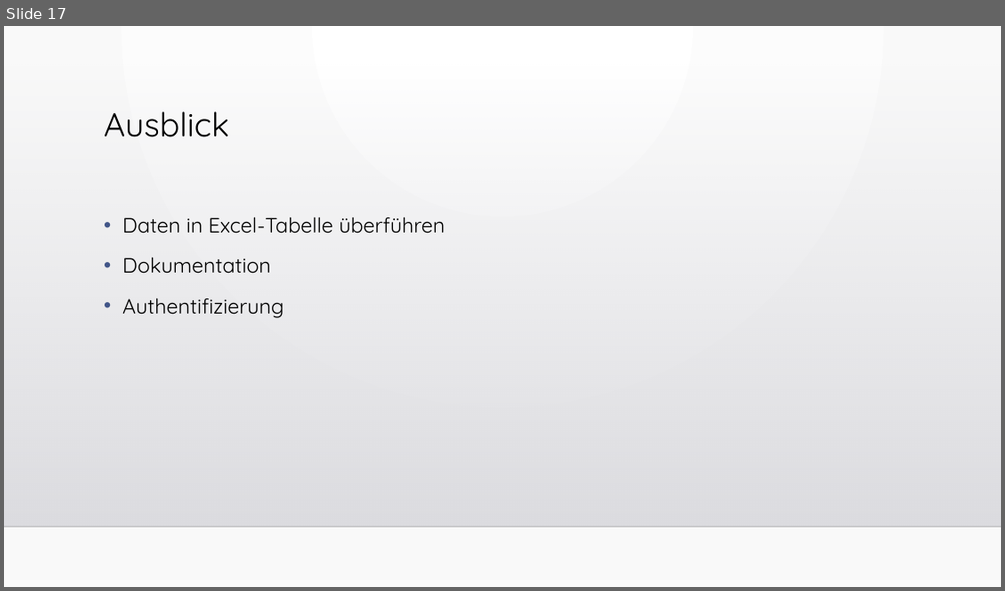
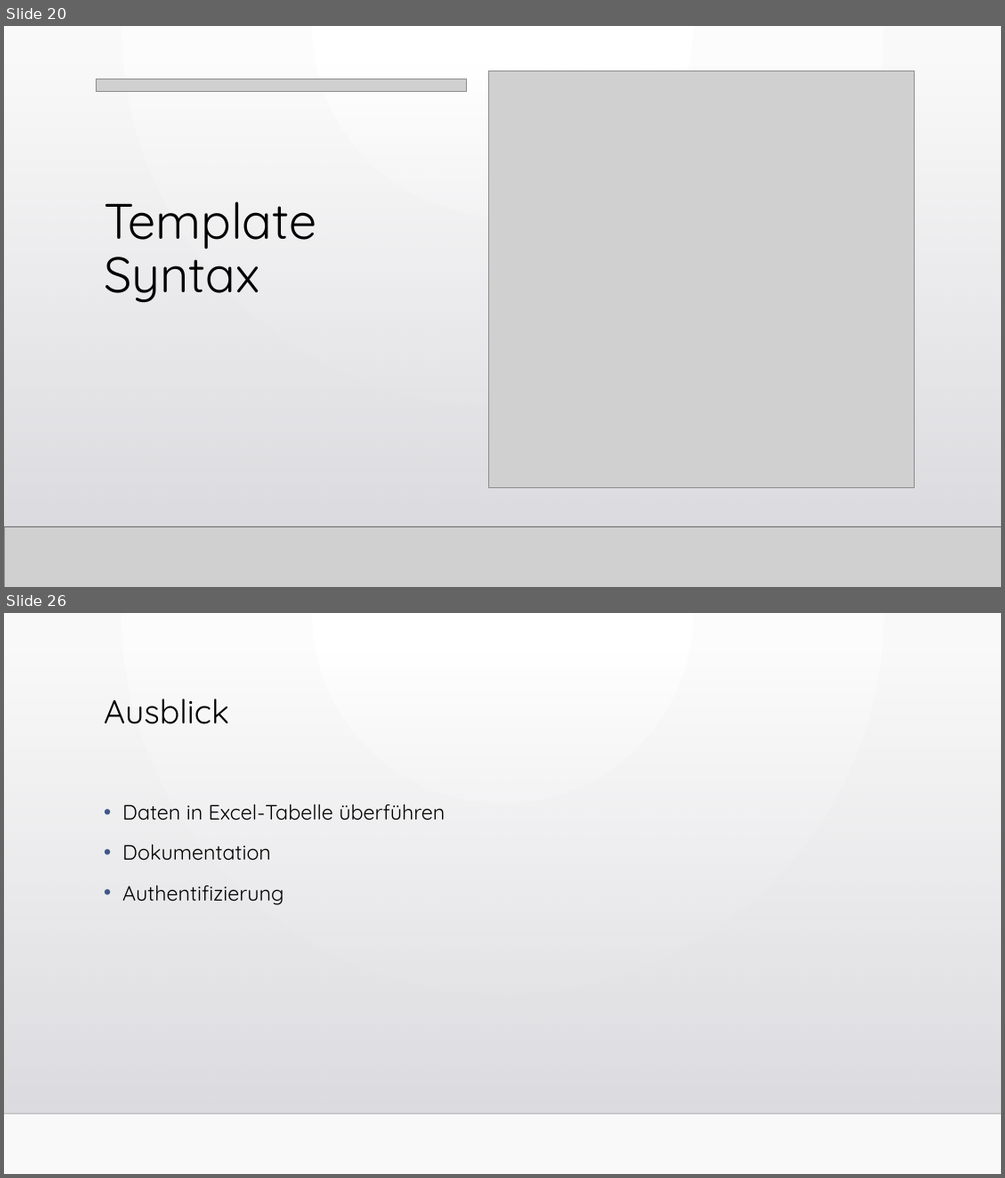
Before and after one commit to WebEngineering18/Pr-sentation, a slide deck: Fragebogen zum Status der Bauqualität.pptx. Shown one above the other, each under a label of ours: slide 17 before the commit, slides 20 and 26 after it; the slides between them are not shown. The pictures are 1005x591 and 1005x1178 pixels, drawn with LibreOffice and Linux fonts; fonts in the diff are those of the drawing; grey boxes stand for pictures; background and template pictures are left out. Boxes give left, top, right and bottom in pixels: in the first picture for what was removed or moved away, otherwise in the second. Text is boxed around its words. In the diff, an @@ line names an element or a change of style, - is before the commit and + after.

```diff
--- a/Fragebogen zum Status der Bauqualität.pptx
+++ b/Fragebogen zum Status der Bauqualität.pptx
@@ slide 20 added at box(4, 26, 1001, 587), background gradient #FFFFFF to #FAFAFA; not listed: 2 template elements that a slide beside it also shows @@
@@ rectangle added at box(4, 26, 1001, 587), fill gradient #FFFFFF to #FAFAFA @@
@@ rectangle added at box(4, 64, 1001, 526), fill gradient #DCDCE0 to #DEDEE2 @@
@@ rectangle added at box(4, 64, 1001, 526), fill gradient #DCDCE0 to #DEDEE2 @@
@@ picture added at box(96, 79, 882, 91) @@
@@ picture added at box(96, 79, 466, 91) @@
@@ picture added at box(489, 70, 914, 487) @@
@@ title added at box(104, 201, 316, 303), 48 pt, text #000000 @@
+Template
+Syntax
@@ line added from (4, 526) to (1001, 526), #000001 1 pt @@
@@ picture added at box(4, 526, 1001, 587) @@
@@ line added from (4, 526) to (1001, 526), #000001 1 pt @@
@@ what was slide 17 is now slide 26 @@
```
Also in this commit, not shown: 8 other slides added, 3 other files.
